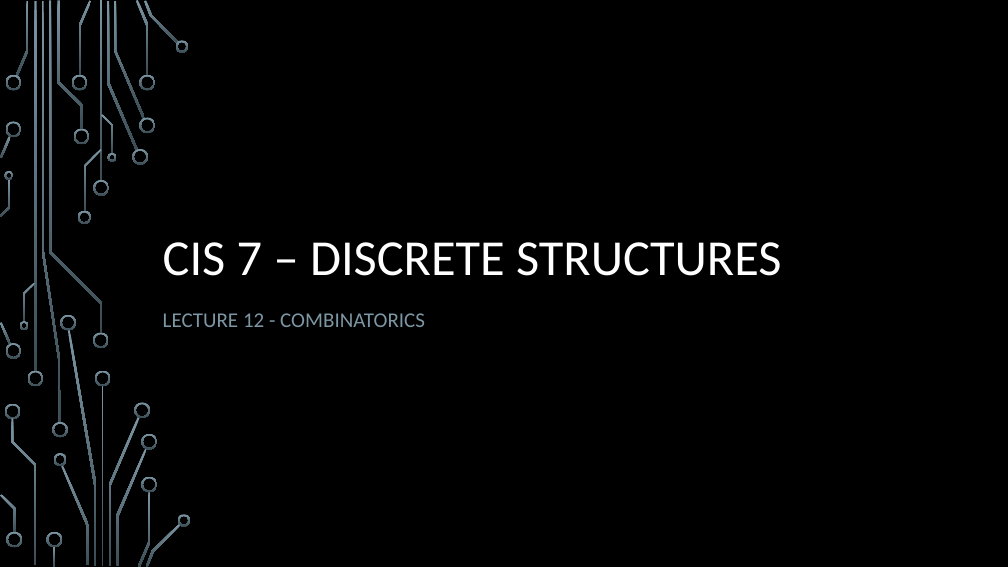
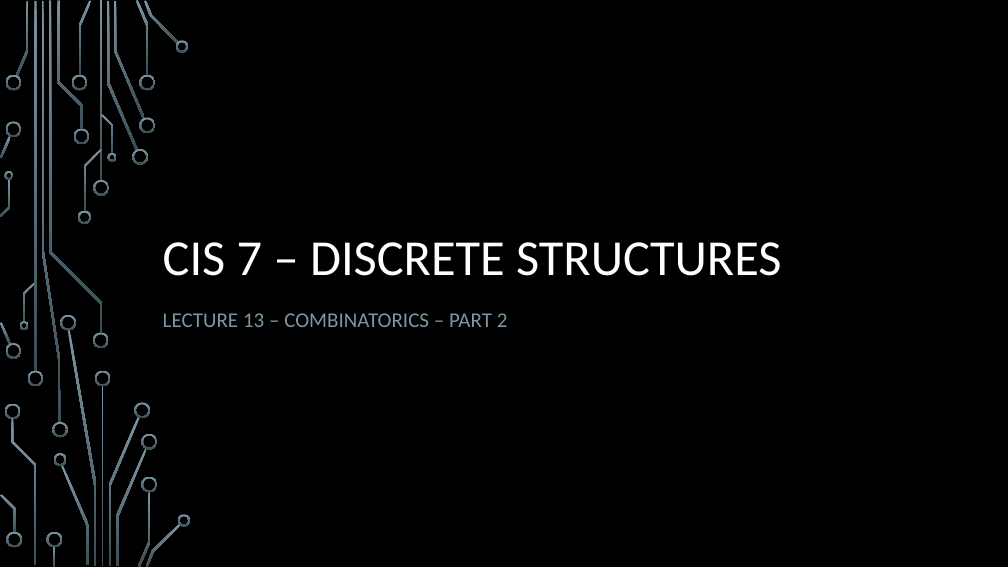
Before and after one commit to jameswilson281/CIS7---Discrete-Structures, a slide deck: slide 1 of Lectures/Lecture 12 - Combinatorics.pptx. Drawn at 1008x567 pixels with LibreOffice and Linux fonts; fonts in the diff are those of the drawing; background and template pictures are left out. Boxes give left, top, right and bottom in pixels: in the first picture for what was removed or moved away, otherwise in the second. Text is boxed around its words. In the diff, an @@ line names an element or a change of style, - is before the commit and + after.

```diff
--- a/Lectures/Lecture 12 - Combinatorics.pptx
+++ b/Lectures/Lecture 12 - Combinatorics.pptx
@@ subtitle at box(163, 313, 508, 327): text changed @@
-LECTURE 12 - COMBINATORICS
+LECTURE 13 – COMBINATORICS – PART 2
```
Also in this commit, not shown: 4 other slides changed, 7 slides added.
